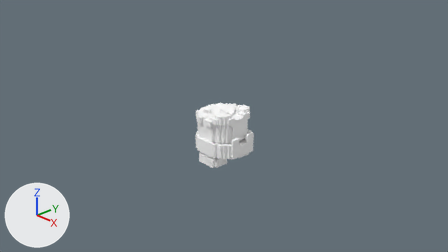
An edit to the Blender file src/galois/data/npcs/mossy_mucker_animations.blend, drawn before and after from the same camera.
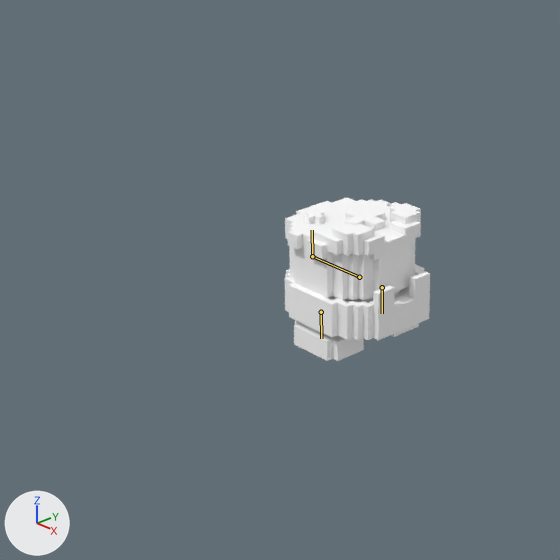
Each version is shown from the file's camera 'Camera', then close up on the part from 18% to 68% of the width and 9% to 98% of the height. Lighting does not change. The marker at lower left points along +X, +Y and +Z. The first two pictures are the older version. The bones that bend it are drawn over the model as lines in the close-ups.

Names of what the first close-up shows: 'Body', 'Head', 'L_Leg', 'R_Leg'.
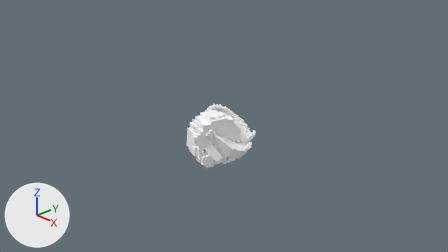
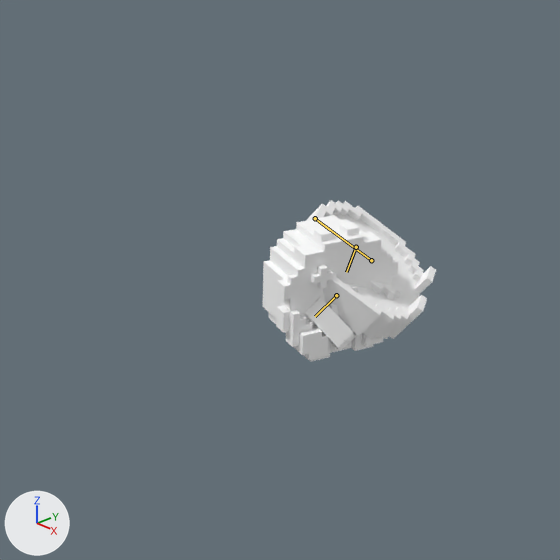
The newer file adds an action. The first version stands in its rest pose; the second is drawn at frame 7 of the action 'StaggerHeavy'.

The change in detail:
Bone 'Body' (bone_body) moves from (0.0, 0.0, 0.0) to (-0.28, -0.16, 0.078).
Bone 'Body' (bone_body) turns from (0, 0, 0) to (-33, 13, 39) degrees about its own x, y and z.
Bone 'Head' (bone_head) turns from (0, 0, 0) to (47, -10, -54) degrees about its own x, y and z.
Bone 'R_Leg' (bone_r_leg) turns from (0, 0, 0) to (39, 0, -13) degrees about its own x, y and z.
Bone 'L_Leg' (bone_l_leg) turns from (0, 0, 0) to (14, 0, 19) degrees about its own x, y and z.

Changed parts and their boxes [x1, y1, x2, y2] in the close-ups (560 x 560 px):
'Head', posed (41% taller)
    before: [285, 197, 421, 301]
    after: [263, 215, 398, 362]
'Body', posed
    before: [285, 264, 430, 340]
    after: [307, 200, 436, 339]
'R_Leg', posed
    before: [294, 321, 364, 361]
    after: [305, 297, 356, 351]
'L_Leg', posed (not visible afterwards)
    before: [391, 323, 419, 337]
bone 'Body', root to tip
    before: (359, 277) to (312, 256)
    after: (371, 260) to (315, 218)
bone 'Head', root to tip
    before: (312, 256) to (312, 230)
    after: (315, 218) to (330, 230)
bone 'R_Leg', root to tip
    before: (321, 312) to (321, 338)
    after: (336, 295) to (315, 316)
bone 'L_Leg', root to tip
    before: (382, 287) to (382, 313)
    after: (356, 247) to (346, 272)
